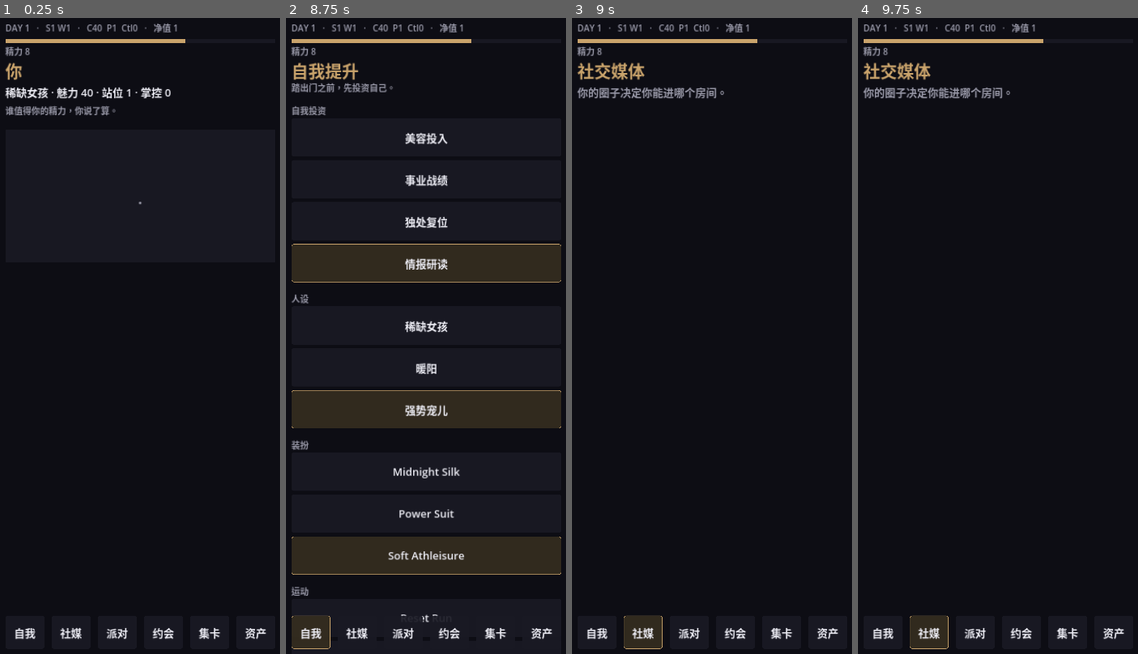
Above: before the commit, frames 1-4 (left to right).
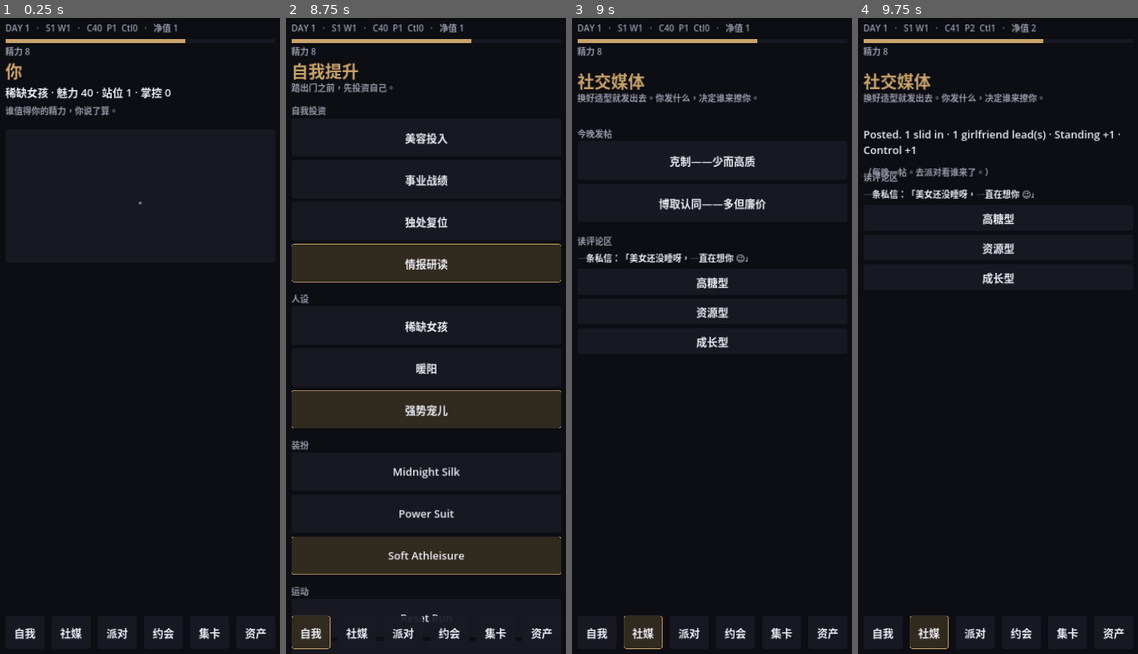
Above: after the commit, the same moments.

Repository: kumaloha/Polaris
Game: Godot game, scene res://scenes/Game.tscn
The game is run twice, just before and just after one commit, with the same random seed, the same clock (stepped at 60 frames per second) and the same inputs.
Inputs (mouse positions are in pixels of both pictures, inside the frame that each line leads up to):
- Up to frame 1 (0.25 s): no input
- Up to frame 2 (8.75 s): click "自我" at 0.5 s; click "美容投入" at 1.25 s; click "事业战绩" at 2 s; click "独处复位" at 2.75 s; click "情报研读" at 3.5 s; click "稀缺女孩" at 4.25 s; click "暖阳" at 5 s; click "强势宠儿" at 5.75 s; click "Midnight Silk" at 6.5 s; click "Power Suit" at 7.25 s; click "Soft Athleisure" at 8 s
- Up to frame 3 (9 s): click "社媒" at 8.75 s
- Up to frame 4 (9.75 s): click (998, 157) at 9.5 s, where only the run after the commit has a clickable "克制——少而高质"

Frames 1-2 are identical in both runs. In frame 3, 3.8% of the frame differs, in the area x 1-70%, y 6-52%; in frame 4, 4.0%, in the area x 1-94%, y 1-42%.

Commit message:
feat(hunting-ui): social face — compose post + comment read (funnel)
Co-Authored-By: Claude Opus 4.7 (1M context) <noreply@anthropic.com>

Diff:
--- a/Godot/ui/Faces.gd
+++ b/Godot/ui/Faces.gd
@@ -265,9 +265,32 @@
 				UiKit.btn(r, "CONFIRM  →", T.PAD, T.REF_H - NAV_H - 40 - T.BTN_H, W, T.BTN_H,
 					func(): h.act_after(h.ui["after"]))
 		Hub.F.SOCIAL:
-			UiKit.label(r, "SOCIAL MEDIA", T.PAD, 200, T.TITLE, T.ACCENT)
-			UiKit.label(r, "Your circle decides which rooms you get into.",
-				T.PAD, 300, T.BODY, T.DIM, W)
+			UiKit.label(r, "SOCIAL MEDIA", T.PAD, 240, T.TITLE, T.ACCENT)
+			UiKit.label(r, "After you change your look you post. What you post decides who slides in.", T.PAD, 330, T.SMALL, T.DIM, W)
+			var y := 470
+			if h.ui.has("post_result"):
+				var pr = h.ui["post_result"]
+				UiKit.label(r, "Posted. %d slid in · %d girlfriend lead(s) · Standing %+d · Control %+d" % [int(pr["inbound_men"].size()), int(pr["gf_leads"].size()), int(pr["standing_delta"]), int(pr["control_delta"])], T.PAD, y, T.BODY, T.TEXT, W)
+				y += 150
+				if str(pr["mirror"]) != "":
+					UiKit.label(r, str(pr["mirror"]), T.PAD, y, T.SMALL, Color(0.85,0.35,0.35), W)
+					y += 140
+				UiKit.label(r, "(One post per night. Go to PARTY to read who showed up.)", T.PAD, y, T.SMALL, T.DIM, W)
+			else:
+				UiKit.label(r, "POST TONIGHT", T.PAD, y, T.SMALL, T.DIM); y += 56
+				UiKit.btn(r, "Scarce — restrained, fewer but higher-value", T.PAD, y, W, T.BTN_H, func(): h.act_compose_post("scarce")); y += T.BTN_H + 16
+				UiKit.btn(r, "Validation — chase the feed, more but cheaper", T.PAD, y, W, T.BTN_H, func(): h.act_compose_post("validation")); y += T.BTN_H + 28
+			y += 20
+			UiKit.label(r, "READ THE COMMENTS", T.PAD, y, T.SMALL, T.DIM); y += 56
+			if h.ui.has("read_feedback"):
+				var fb: String = h.ui["read_feedback"]
+				UiKit.label(r, "Filed — you read him right." if fb == "correct" else "Off. Look again.", T.PAD, y, T.SMALL, (T.ACCENT if fb == "correct" else T.DIM), W)
+				y += 90
+			UiKit.label(r, "A DM: \"hey gorgeous, up late thinking about you 😉\"", T.PAD, y, T.SMALL, T.TEXT, W); y += 80
+			for g in ["high_sugar", "resource", "growth"]:
+				var gg: String = g
+				UiKit.btn(r, gg, T.PAD, y, W, 100, func(): h.act_read_signal("high_sugar", gg))
+				y += 116
 		Hub.F.CARDS:
 			var s = h.flow.state.snapshot()
 			UiKit.label(r, "COLLECTION", T.PAD, 200, T.TITLE, T.ACCENT)
--- a/Godot/ui/Hub.gd
+++ b/Godot/ui/Hub.gd
@@ -84,6 +84,8 @@
 	# and act_after only sets it when future_payload is non-empty and never reaches
 	# _post_night in that branch); erase for hygiene in case of edge paths.
 	ui.erase("show_future")
+	ui.erase("post_result")
+	ui.erase("read_feedback")
 	if flow.at_week_boundary():
 		ui["settle"] = flow.settle()
 		if flow.at_season_boundary():
@@ -99,3 +101,15 @@
 func dismiss_overlay() -> void:
 	overlay = ""
 	go_face(F.HOME)
+
+func act_compose_post(posture: String) -> void:
+	ensure_night()
+	if ui.has("post_result"):
+		return
+	ui["post_result"] = flow.compose_post(posture)
+	_render()
+
+func act_read_signal(hidden_type: String, guess: String) -> void:
+	var r = flow.read_signal(hidden_type, guess)
+	ui["read_feedback"] = "correct" if r.correct else "wrong"
+	_render()
--- a/Godot/ui/Loc.gd
+++ b/Godot/ui/Loc.gd
@@ -231,6 +231,25 @@
 
 	# ── Hub shell: build-lock banner ──────────────────────────────────────────
 	"Locked in for tonight.": "今晚已定型。",
+
+	# ── Social face (Plan C Task 1) ───────────────────────────────────────────
+	# NOTE: "SOCIAL MEDIA", "resource", "growth", "high_sugar" already exist
+	# above (existing keys, unchanged) — reused, not duplicated.
+	"After you change your look you post. What you post decides who slides in.":
+		"换好造型就发出去。你发什么，决定谁来撩你。",
+	"POST TONIGHT":      "今晚发帖",
+	"Scarce — restrained, fewer but higher-value":
+		"克制——少而高质",
+	"Validation — chase the feed, more but cheaper":
+		"博取认同——多但廉价",
+	"(One post per night. Go to PARTY to read who showed up.)":
+		"（每晚一帖。去派对看谁来了。）",
+	"READ THE COMMENTS": "读评论区",
+	"Filed — you read him right.":
+		"已归档——你读对了。",
+	"Off. Look again.":  "看走眼了，再看看。",
+	"A DM: \"hey gorgeous, up late thinking about you 😉\"":
+		"一条私信：「美女还没睡呀，一直在想你 😉」",
 }
 static func t(s: String) -> String:
 	if lang != "zh":
